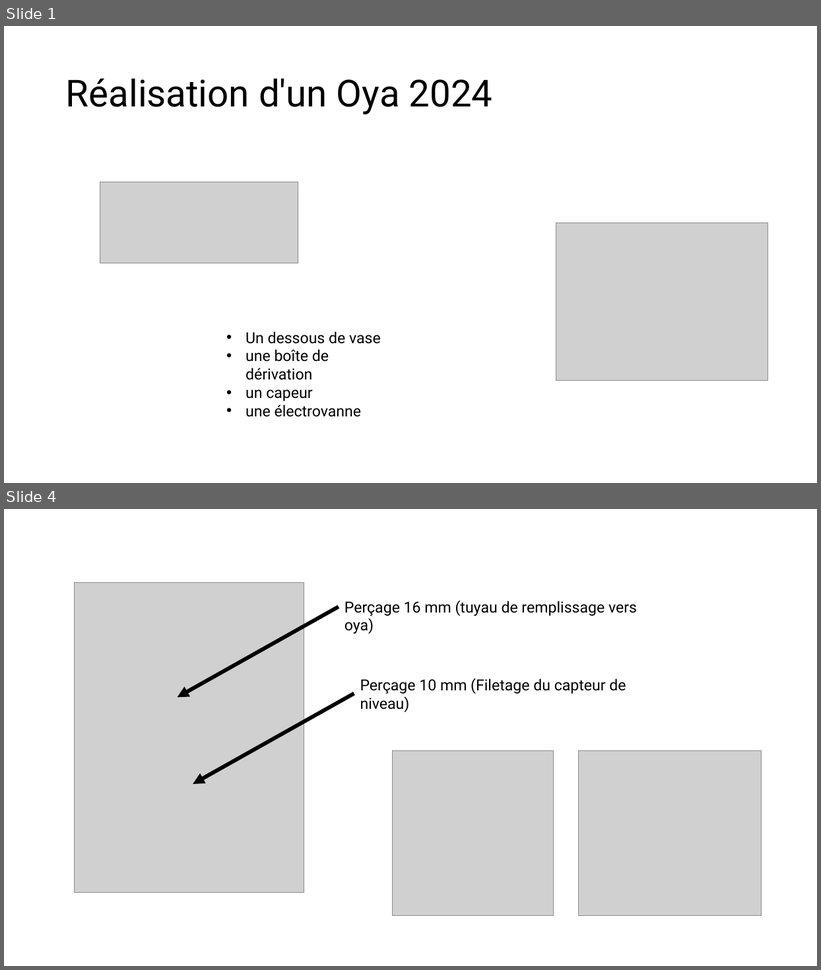
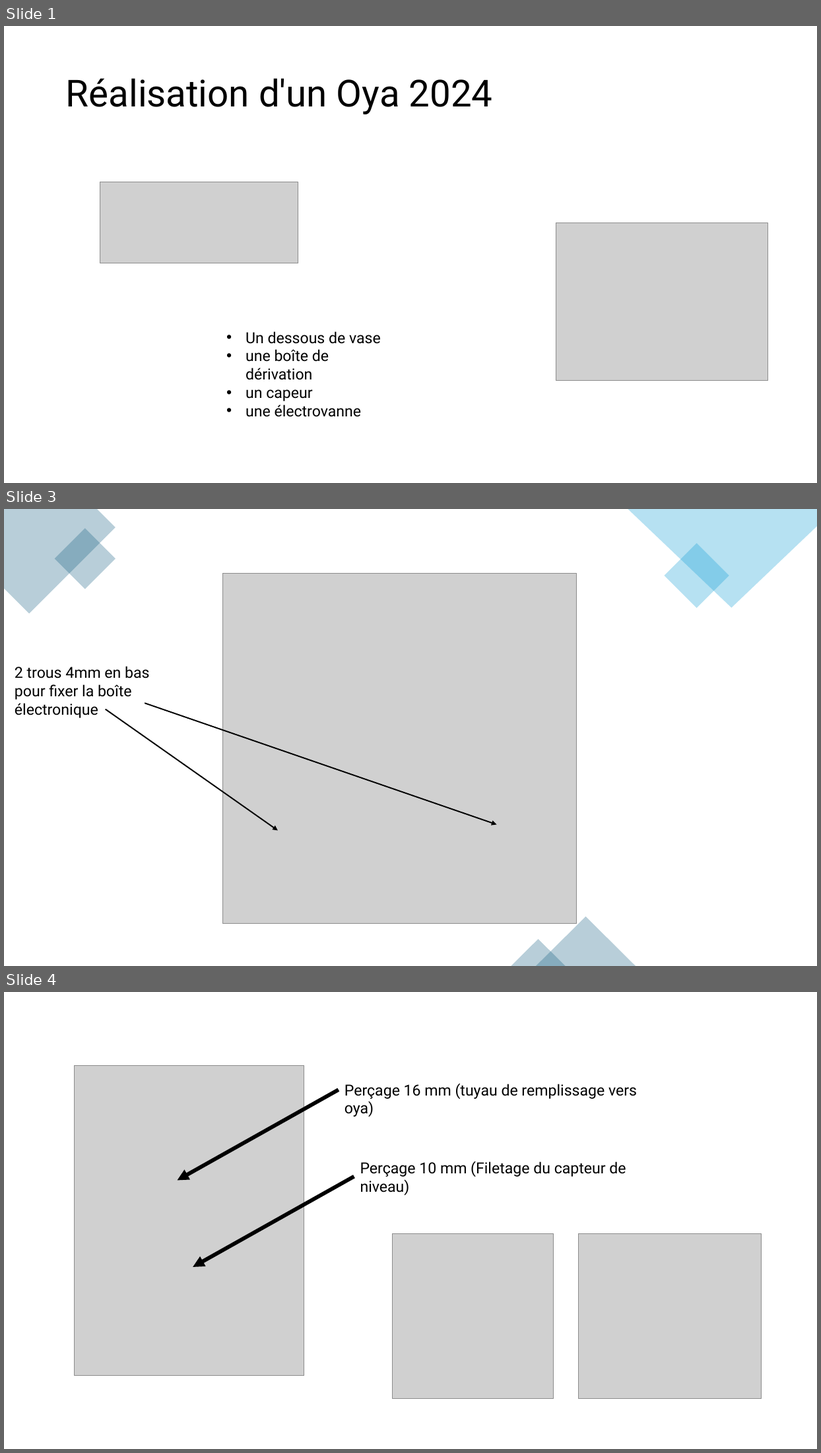
Before and after one commit to bpmine/modules_uino, a slide deck: jarduino2/jard_485_slave/fabrication/modele_2024/howto.pptx. Shown one above the other, each under a label of ours: slides 1 and 4 before the commit, slides 1, 3 and 4 after it; the slides between them are not shown. The pictures are 821x970 and 821x1453 pixels, drawn with LibreOffice and Linux fonts; fonts in the diff are those of the drawing; grey boxes stand for pictures. Boxes give left, top, right and bottom in pixels: in the first picture for what was removed or moved away, otherwise in the second. Text is boxed around its words. In the diff, an @@ line names an element or a change of style, - is before the commit and + after.

```diff
--- a/jarduino2/jard_485_slave/fabrication/modele_2024/howto.pptx
+++ b/jarduino2/jard_485_slave/fabrication/modele_2024/howto.pptx
@@ slide 3 added at [4, 509, 817, 966], background #FFFFFF @@
@@ freeform shape added at [4, 509, 116, 614], fill #156082 at 30% opacity @@
@@ rectangle added at [55, 528, 116, 590], fill #156082 at 30% opacity @@
@@ freeform shape added at [628, 509, 817, 608], fill #0F9ED5 at 30% opacity @@
@@ rectangle added at [664, 543, 729, 608], fill #0F9ED5 at 30% opacity @@
@@ picture added at [223, 574, 577, 923] @@
@@ text added at [15, 666, 149, 700], 18 pt, text #000000 @@
+2 trous 4mm en bas
+pour fixer la boîte électronique
@@ arrow added from (145, 703) to (497, 825), #000000 1.5 pt @@
@@ arrow added from (105, 710) to (278, 831), #000000 1.5 pt @@
@@ triangle added at [536, 917, 636, 966], fill #156082 at 30% opacity @@
@@ triangle added at [512, 940, 566, 966], fill #156082 at 30% opacity @@
```
Also in this commit, not shown: 1 slide changed, 1 other slide added, 1 slide removed, 32 other files.
